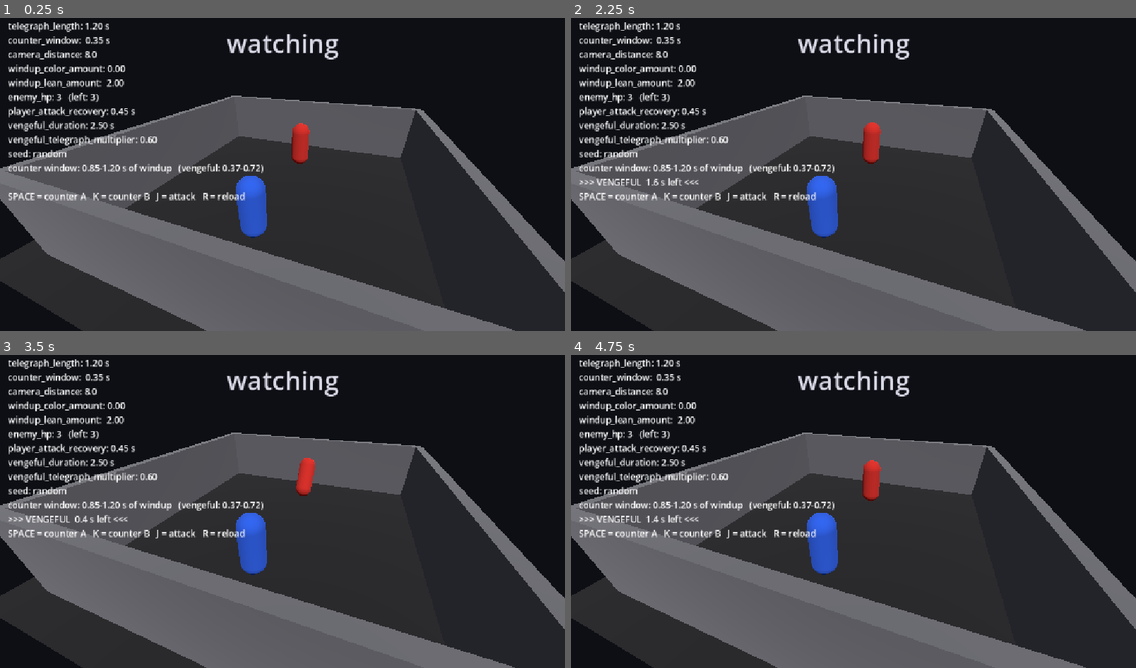
Above: before the commit, frames 1-4 (two rows, left to right).
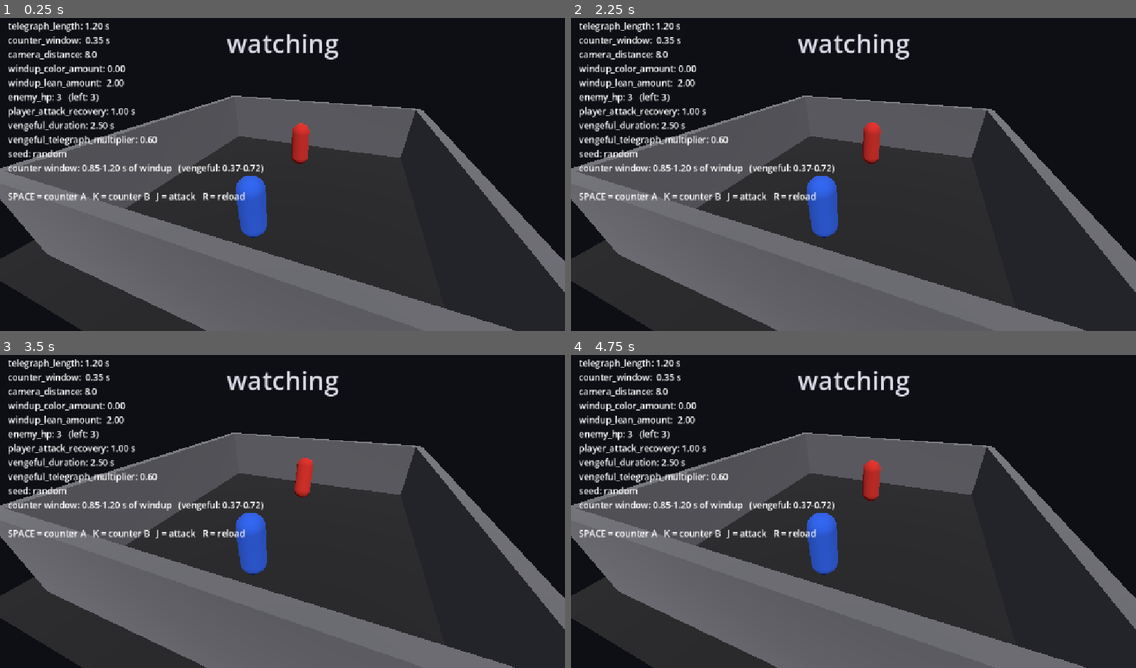
Above: after the commit, the same moments.

Repository: Devansh-Ruia/descent_1
Game: Godot game, scene res://main.tscn
Same seed, same stepped clock (60 frames per second), same inputs: the game is played once before the commit and once after it. Sound files missing from this copy of the repository are replaced by a short silence.
Inputs:
- Up to frame 1 (0.25 s): no input
- Up to frame 2 (2.25 s): tap Enter at 0.5 s; tap K at 0.6 s; tap Space at 0.77, 1.25, 1.52 s; tap J at 1.35 s; tap R at 2.1 s
- Up to frame 3 (3.5 s): tap Enter at 2.75 s; tap K at 2.85 s; tap Space at 3.02 s
- Up to frame 4 (4.75 s): tap J at 3.6 s; tap Space at 3.77, 4.52 s; tap R at 4.35 s

The runs differ from the first frame. In frame 1, less than 0.1% of the frame differs, in the area x 19-23%, y 28-32%; in frame 2, 0.3%; in frame 3, 0.4%, in the area x 1-56%, y 28-54%; in frame 4, 0.3%.

Commit message:
fix: make attacking actually cost defense
Checker found the cost was nominal. Four things were letting the player skip it.

J is now gated by player_recovery_left, guarded before the assignment so
mashing cannot refresh the lockout into a permanent one. A blocked J is eaten;
a blocked counter is still not spent.

A repeat hit on an already-vengeful enemy refreshes the rage window without
restarting the pose. It used to reset state_time, so with a swing rate faster
than VENGE_POSE_TIME the enemy could be pinned in VENGEFUL and never act. The
wind-up cancel is unaffected: that hit arrives in WINDUP, so the state check
passes and _enter_vengeful still runs.

player_attack_recovery goes 0.45 -> 1.0 in both tuning.json and the code
default. At 0.45 the third hit landed around t=0.9s against an earliest
possible strike at t=2.4s, so the fight was over before the enemy moved, and
0.45 also sat under the 0.9s pose.

Dying now resets the fight. Without that, trading your life for a hit was
strictly profitable and dying twice was the fastest route to FIGHT WON. The
reset clears the rage window as well as HP, and every path that restores HP
(death, FIGHT WON, R) goes through one _reset_fight() so a fresh fight cannot
open with a shortened telegraph left over from the last one.

Minors: J during the FIGHT WON hold no longer drives HP negative and
re-triggers the banner; _enter_vengeful captures the interrupted pose and the
ramp-in blends out of it instead of snapping, which matters most for a hit
landed on the post-WIN stagger; telegraph_length gets a 0.05 floor like the
vengeful multiplier; the file header described the Phase 0 loop.

Reviewed against Godot 4 conventions, not runtime-confirmed (no Godot binary
here).

Co-Authored-By: Claude Opus 4.8 (1M context) <noreply@anthropic.com>

Diff:
--- a/main.gd
+++ b/main.gd
@@ -1,7 +1,11 @@
 extends Node3D
-# Descent - Phase 0 readability prototype.
-# One enemy loops IDLE -> WINDUP -> STRIKE -> RECOVERY -> IDLE.
-# Counter with SPACE inside the TAIL of the windup. R re-reads tuning.json live.
+# Descent - Phase 2 decision prototype.
+# One enemy loops IDLE -> WINDUP -> STRIKE -> RECOVERY -> IDLE, with a VENGEFUL
+# interrupt on top: every hit you land makes it rise tall, tremble, and telegraph
+# its next attack shorter (same counter window, less time to read it).
+# SPACE counters attack A, K counters attack B, both only inside the TAIL of the
+# windup. J attacks, and costs you your counter while the swing recovers.
+# R re-reads tuning.json live.
 # Whole scene is built in _ready() so there is no editor-authored .tscn to import.
 
 # ---- tuning (hot-reloadable from res://tuning.json) ----
@@ -11,7 +15,7 @@
 var windup_color_amount: float = 1.0
 var windup_lean_amount: float = 1.0
 var enemy_hp: int = 3              # landed player hits needed to win the fight
-var player_attack_recovery: float = 0.45   # seconds your own swing leaves you unable to counter
+var player_attack_recovery: float = 1.0    # seconds your own swing leaves you unable to counter or swing again
 var vengeful_duration: float = 2.5         # how long a hit keeps the enemy vengeful
 var vengeful_telegraph_multiplier: float = 0.6   # telegraph scale while vengeful; window size is untouched
 var seed_value: int = 0            # RNG seed for the A/B order + idle jitter; <= 0 = random per run
@@ -54,7 +58,7 @@
 var state_time: float = 0.0
 var idle_gap: float = 1.0
 var counter_spent: bool = false     # one counter attempt per cycle
-var enemy_hp_left: int = 3          # refilled in _load_tuning and after a FIGHT WON
+var enemy_hp_left: int = 3          # refilled by _reset_fight (reload, FIGHT WON, or your death)
 var player_recovery_left: float = 0.0   # your own swing's recovery; blocks SPACE/K while > 0
 var hit_flinch: float = 0.0         # knock-back timer for a landed player hit
 var vengeful_left: float = 0.0      # rage window: an attack starting while > 0 telegraphs short
@@ -102,7 +106,11 @@
 
 
 func _player_attack() -> void:
-	# Attacking always costs defense, hit or whiff: SPACE/K are dead until this drains.
+	# Guard FIRST, before the assignment: otherwise mashing J would refresh the lockout
+	# forever and you could never counter again.
+	if player_recovery_left > 0.0:
+		return   # still recovering from your own swing: the input is eaten
+	# Attacking always costs defense, hit or whiff: SPACE/K/J are all dead until this drains.
 	player_recovery_left = player_attack_recovery
 	if state == State.STRIKE:
 		return   # the strike is already committed and moving: your swing whiffs
@@ -110,6 +118,8 @@
 
 
 func _hit_enemy() -> void:
+	if enemy_hp_left <= 0:
+		return   # already down, holding the FIGHT WON banner: don't re-trigger it
 	enemy_hp_left -= 1
 	hit_flinch = HIT_FLINCH_TIME
 	if enemy_hp_left <= 0:
@@ -117,7 +127,10 @@
 		return
 	# Vengeful: deterministic, every landed hit. No randomness, no pattern reading.
 	vengeful_left = vengeful_duration
-	_enter_vengeful()
+	if state != State.VENGEFUL:
+		_enter_vengeful()
+	# else: refresh the rage window but leave the pose running, so repeat hits cannot
+	# restart it and hold the enemy in VENGEFUL forever. It escapes on the first hit's clock.
 
 
 func _try_counter(pressed_for: int) -> void:
@@ -197,9 +210,14 @@
 			# low): straight up, no rotation, so it cannot be mistaken for either wind-up.
 			var d: float = minf(VENGE_POSE_TIME, vengeful_duration)
 			var e: float = clampf(minf(state_time / VENGE_RAMP_IN, (d - state_time) / VENGE_RAMP_OUT), 0.0, 1.0)
-			enemy_root.scale = Vector3(1.0 - 0.10 * e, 1.0 + VENGE_STRETCH * e, 1.0 - 0.10 * e)
-			enemy_root.position = ENEMY_BASE + Vector3(sin(state_time * TAU * VENGE_SHAKE_HZ) * VENGE_SHAKE_AMP * e, 0.0, 0.0)
-			enemy_root.rotation.x = 0.0
+			var tall := Vector3(1.0 - 0.10 * e, 1.0 + VENGE_STRETCH * e, 1.0 - 0.10 * e)
+			var shake := ENEMY_BASE + Vector3(sin(state_time * TAU * VENGE_SHAKE_HZ) * VENGE_SHAKE_AMP * e, 0.0, 0.0)
+			# `back` fades the interrupted pose out over the ramp-IN only, so the ramp-OUT
+			# still lands on baseline (tall/shake both decay to ONE/ENEMY_BASE as e -> 0).
+			var back: float = clampf(1.0 - state_time / VENGE_RAMP_IN, 0.0, 1.0)
+			enemy_root.scale = tall.lerp(rec_start_scale, back)
+			enemy_root.position = shake.lerp(rec_start_pos, back)
+			enemy_root.rotation.x = lerp(0.0, rec_start_rot, back)
 			if state_time >= d:
 				_enter_idle()   # the rage window (vengeful_left) keeps running past the pose
 
@@ -217,7 +235,7 @@
 	idle_gap = rng.randf_range(IDLE_MIN, IDLE_MAX)
 	counter_spent = false
 	if enemy_hp_left <= 0:
-		enemy_hp_left = enemy_hp   # FIGHT WON held through recovery; refill so the human can keep testing
+		_reset_fight()   # FIGHT WON held through recovery; refill so the human can keep testing
 	result_text = "watching"
 	enemy_mat.albedo_color = COLOR_ENEMY
 	enemy_root.position = ENEMY_BASE
@@ -228,10 +246,15 @@
 
 func _enter_vengeful() -> void:
 	# A hit during a wind-up CANCELS that attack: the cue stops and no strike commits this cycle.
-	# From IDLE / RECOVERY / VENGEFUL this just (re)starts the pose. Same call either way.
+	# From IDLE / RECOVERY this just starts the pose. Same call either way.
 	windup_player.stop()
 	state = State.VENGEFUL
 	state_time = 0.0
+	# blend out of whatever pose the hit interrupted (a mid-recovery stagger is far from
+	# baseline) instead of snapping. Reuses the recovery capture vars; the two never overlap.
+	rec_start_pos = enemy_root.position
+	rec_start_rot = enemy_root.rotation.x
+	rec_start_scale = enemy_root.scale
 	enemy_mat.albedo_color = COLOR_ENEMY   # drop any telegraph tint from the cancelled wind-up
 	result_text = "watching"
 	_update_result_label()
@@ -284,6 +307,13 @@
 	_enter_recovery("WIN")
 
 
+func _reset_fight() -> void:
+	# Every path that restores HP goes through here, so the rage window can't survive a
+	# reset and hand the player a shortened telegraph on the first cycle of a fresh fight.
+	enemy_hp_left = enemy_hp
+	vengeful_left = 0.0
+
+
 func _win_fight() -> void:
 	# terminal outcome, distinct from the per-cycle WIN: the last hit landed.
 	# reuses the recovery timer as the hold, then _enter_idle refills enemy_hp_left.
@@ -296,6 +326,7 @@
 func _lose() -> void:
 	if hit_player.stream != null:
 		hit_player.play()
+	_reset_fight()   # dying resets the fight, so trading your life for a hit buys nothing
 	_enter_recovery("LOSE")
 
 
@@ -317,12 +348,12 @@
 	windup_color_amount = 1.0
 	windup_lean_amount = 1.0
 	enemy_hp = 3
-	player_attack_recovery = 0.45
+	player_attack_recovery = 1.0
 	vengeful_duration = 2.5
 	vengeful_telegraph_multiplier = 0.6
 	seed_value = 0
 	_apply_seed()   # same rule on the missing/bad-file fallback path
-	enemy_hp_left = enemy_hp   # R restarts the fight at full HP, same as it restarts the RNG
+	_reset_fight()   # R restarts the fight at full HP, same as it restarts the RNG
 	if not FileAccess.file_exists("res://tuning.json"):
 		return
 	var f := FileAccess.open("res://tuning.json", FileAccess.READ)
@@ -333,7 +364,7 @@
 	var data: Variant = JSON.parse_string(txt)
 	if typeof(data) != TYPE_DICTIONARY:
 		return
-	telegraph_length = _num(data, "telegraph_length", telegraph_length)
+	telegraph_length = maxf(0.05, _num(data, "telegraph_length", telegraph_length))   # never 0: it divides
 	counter_window = _num(data, "counter_window", counter_window)
 	camera_distance = _num(data, "camera_distance", camera_distance)
 	windup_color_amount = clampf(_num(data, "windup_color_amount", windup_color_amount), 0.0, 1.0)
@@ -345,7 +376,7 @@
 	vengeful_telegraph_multiplier = clampf(_num(data, "vengeful_telegraph_multiplier", vengeful_telegraph_multiplier), 0.05, 1.0)
 	seed_value = int(_num(data, "seed", float(seed_value)))
 	_apply_seed()
-	enemy_hp_left = enemy_hp
+	_reset_fight()
 
 
 func _apply_seed() -> void:
--- a/tuning.json
+++ b/tuning.json
@@ -5,7 +5,7 @@
   "windup_color_amount": 0.0,
   "windup_lean_amount": 2.0,
   "enemy_hp": 3,
-  "player_attack_recovery": 0.45,
+  "player_attack_recovery": 1.0,
   "vengeful_duration": 2.5,
   "vengeful_telegraph_multiplier": 0.6
 }
Not shown, changed: README.md
